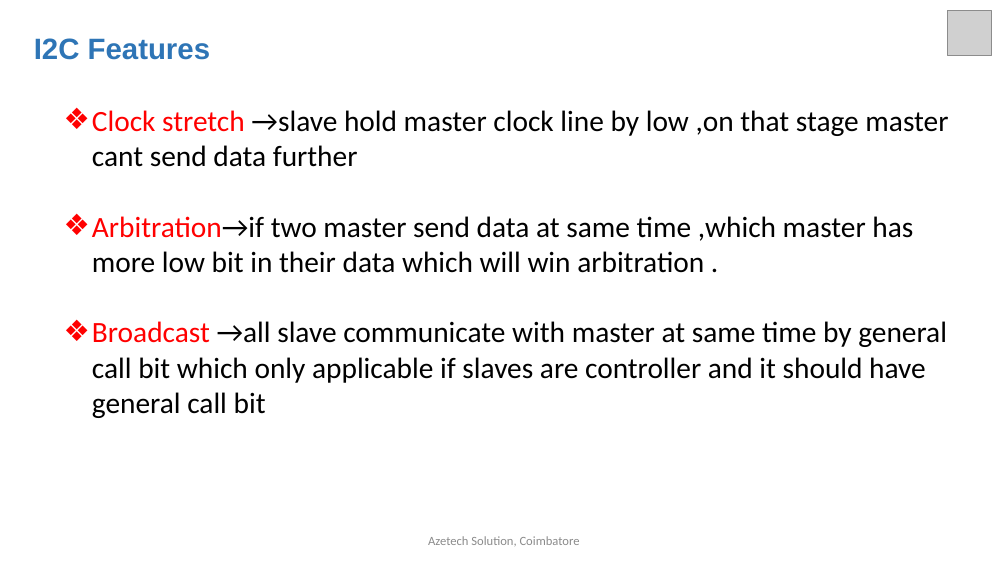
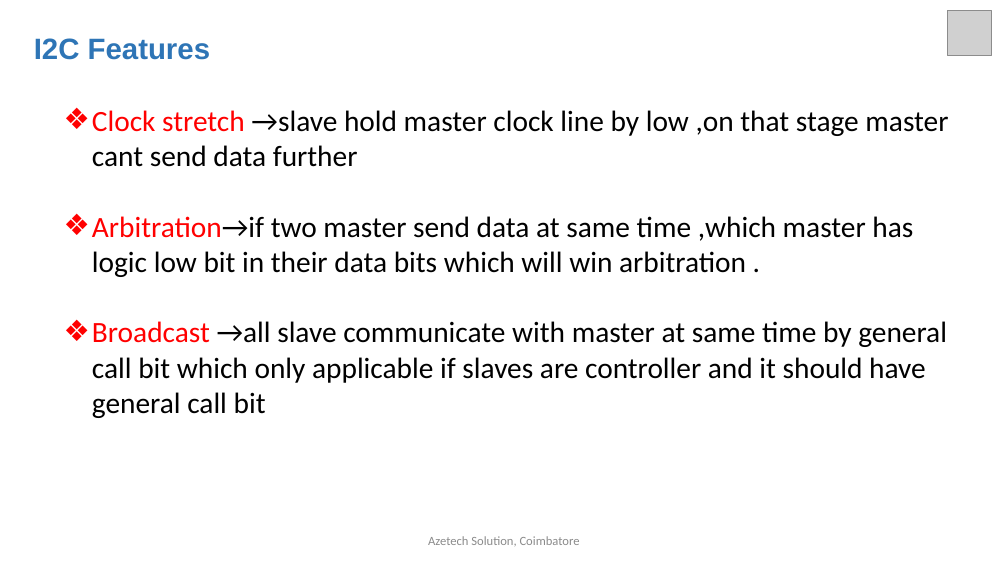
Before and after one commit to arulnelson/AZETECH-CLASS-NOTES, a slide deck: slide 9 of STM32_DOCS/I2C_in_STM32.pptx. Drawn at 1008x567 pixels with LibreOffice and Linux fonts; fonts in the diff are those of the drawing; grey boxes stand for pictures. Boxes give left, top, right and bottom in pixels: in the first picture for what was removed or moved away, otherwise in the second. Text is boxed around its words. In the diff, an @@ line names an element or a change of style, - is before the commit and + after.

```diff
--- a/STM32_DOCS/I2C_in_STM32.pptx
+++ b/STM32_DOCS/I2C_in_STM32.pptx
@@ text at bbox=[92, 216, 913, 277]: text changed @@
-❖ Arbitration→if two master send data at same time ,which master has more low bit in their data which will win arbitration .
+❖ Arbitration→if two master send data at same time ,which master has logic low bit in their data bits which will win arbitration .
```
Also in this commit, not shown: 6 other slides changed, 2 slides added.
